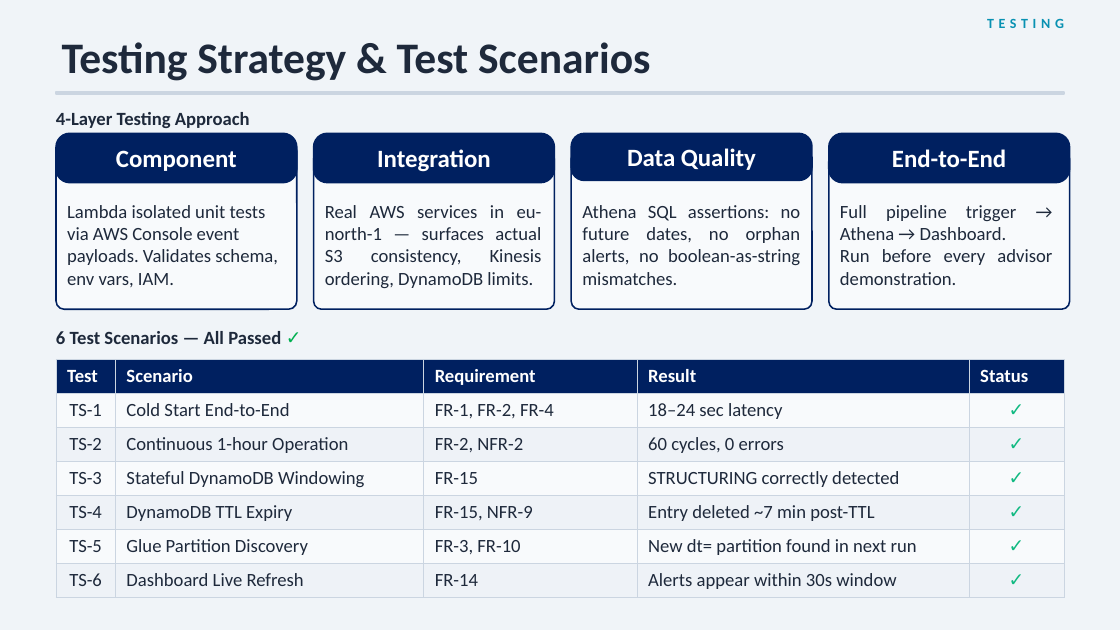
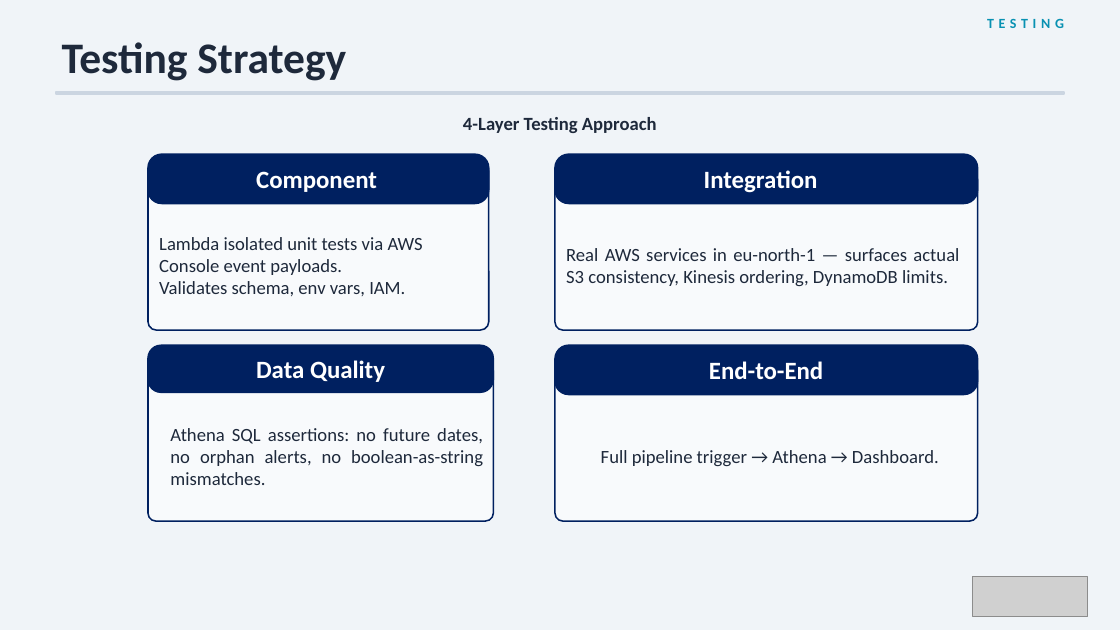
Before and after one commit to MoaviaMahmood/Financial-Transaction-Monitoring, a slide deck: slide 18 of docs/AML_Detection_System_Presentation.pptx (slide 16 before the commit). Drawn at 1120x630 pixels with LibreOffice and Linux fonts; fonts in the diff are those of the drawing; grey boxes stand for pictures. Boxes give left, top, right and bottom in pixels: in the first picture for what was removed or moved away, otherwise in the second. Text is boxed around its words. In the diff, an @@ line names an element or a change of style, - is before the commit and + after.

Commit message:
poster added

```diff
--- a/docs/AML_Detection_System_Presentation.pptx
+++ b/docs/AML_Detection_System_Presentation.pptx
@@ text at bbox=[62, 42, 346, 81]: text changed @@
-Testing Strategy & Test Scenarios
+Testing Strategy
@@ text "4-Layer Testing Approach" at bbox=[463, 117, 657, 133]: alignment left to centre @@
@@ text "Component": place and size @@
-text "Component" at bbox=[116, 150, 237, 171]
+text "Component" at bbox=[256, 171, 377, 192]
@@ rounded rectangle: place and size @@
-rounded rectangle at bbox=[56, 142, 297, 309]
+rounded rectangle at bbox=[148, 164, 488, 330]
@@ rounded rectangle: place and size @@
-rounded rectangle at bbox=[56, 133, 297, 183]
+rounded rectangle at bbox=[148, 155, 488, 204]
@@ text "Integration": place and size @@
-text "Integration" at bbox=[377, 149, 491, 172]
+text "Integration" at bbox=[704, 170, 818, 193]
@@ rounded rectangle: place and size @@
-rounded rectangle at bbox=[314, 151, 554, 309]
+rounded rectangle at bbox=[556, 171, 978, 329]
@@ rounded rectangle: place and size @@
-rounded rectangle at bbox=[314, 133, 554, 183]
+rounded rectangle at bbox=[556, 155, 978, 204]
@@ text "Real AWS services in eu-north-1 ..." rewrapped from bbox=[325, 205, 542, 288] to bbox=[566, 248, 959, 286] @@
@@ text at bbox=[159, 237, 423, 296]: text changed @@
-Lambda isolated unit tests via AWS Console event payloads. Validates schema, env vars, IAM.
+Lambda isolated unit tests via AWS Console event payloads.
+Validates schema, env vars, IAM.
@@ text at bbox=[840, 249, 1052, 285]: paragraph removed @@
-Run before every advisor demonstration.
@@ text removed at bbox=[56, 331, 281, 344] @@
-6 Test Scenarios — All Passed ✓
@@ text "Data Quality": place and size @@
-text "Data Quality" at bbox=[627, 148, 756, 170]
+text "Data Quality" at bbox=[256, 360, 385, 382]
@@ rounded rectangle: place and size @@
-rounded rectangle at bbox=[571, 133, 812, 180]
+rounded rectangle at bbox=[148, 345, 493, 392]
@@ rounded rectangle: place and size @@
-rounded rectangle at bbox=[829, 133, 1070, 183]
+rounded rectangle at bbox=[556, 345, 978, 394]
@@ text "End-to-End": place and size @@
-text "End-to-End" at bbox=[892, 149, 1006, 168]
+text "End-to-End" at bbox=[709, 361, 823, 380]
@@ table removed at bbox=[56, 360, 1064, 595], 7 rows, 5 columns @@
-Test | Scenario | Requirement | Result | Status
-TS-1 | Cold Start End-to-End | FR-1, FR-2, FR-4 | 18–24 sec latency | ✓
-TS-2 | Continuous 1-hour Operation | FR-2, NFR-2 | 60 cycles, 0 errors | ✓
-TS-3 | Stateful DynamoDB Windowing | FR-15 | STRUCTURING correctly detected | ✓
-TS-4 | DynamoDB TTL Expiry | FR-15, NFR-9 | Entry deleted ~7 min post-TTL | ✓
-TS-5 | Glue Partition Discovery | FR-3, FR-10 | New dt= partition found in next run | ✓
-TS-6 | Dashboard Live Refresh | FR-14 | Alerts appear within 30s window | ✓
@@ rounded rectangle: place and size @@
-rounded rectangle at bbox=[571, 151, 812, 309]
+rounded rectangle at bbox=[148, 363, 493, 521]
@@ rounded rectangle: place and size @@
-rounded rectangle at bbox=[829, 151, 1070, 309]
+rounded rectangle at bbox=[556, 363, 978, 521]
@@ text "Athena SQL assertions: no future ..." rewrapped from bbox=[582, 205, 801, 285] to bbox=[170, 428, 483, 485] @@
@@ text "Full pipeline trigger → Athena ...": place and size @@
-text "Full pipeline trigger → Athena ..." at bbox=[840, 205, 1052, 285]
+text "Full pipeline trigger → Athena ..." at bbox=[601, 450, 939, 466]
@@ picture added at bbox=[972, 577, 1088, 617] @@
```
Also in this commit, not shown: 20 other slides changed, 3 slides added.
